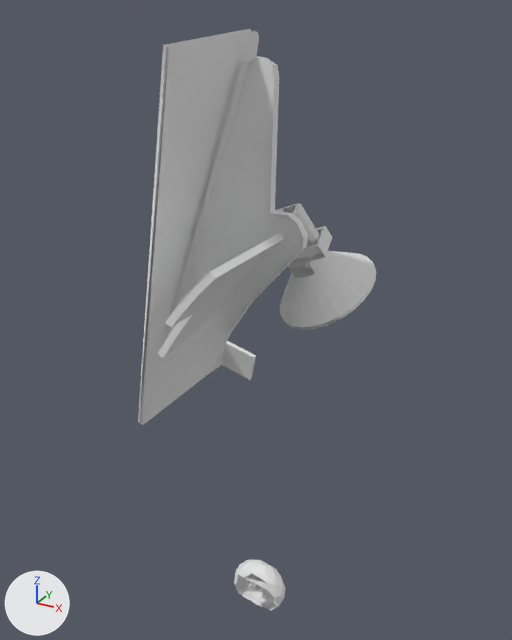
The OBJ model DarkChaos-Dev/gameitems/Primitive.LM_L_LPC2_Parts.obj: old version first, new version second.
Before and after are seen from a 50 mm camera at (-50.0, -334.0, -432.0) aimed at (-190.0, -80.0, -559.0). Lighting does not change. The marker at lower left points along +X, +Y and +Z. Where no turn or scale is listed for an object, it has been applied to the vertices. Vertices at the same position are counted once.

Objects in the first picture: 'LM_L_LPC2_Parts'.
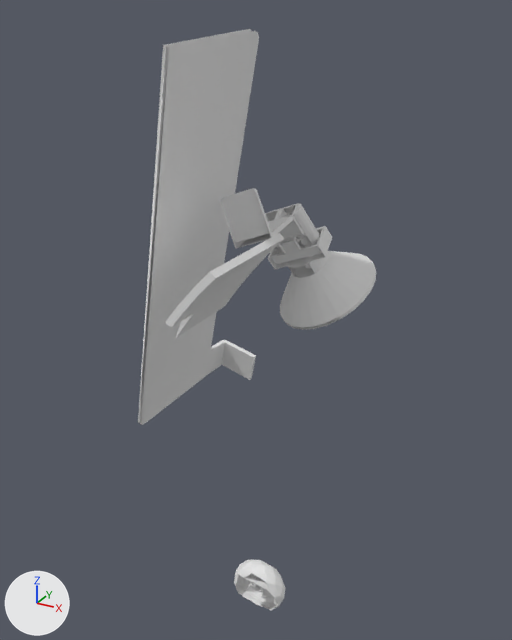
Changed parts and their boxes (x1, y1, x2, y2) in the pictures (512 x 640 px):
part 1 of me_lm_l_lpc2_parts, deleted
    before: (164, 56, 308, 367)
part 2 of me_lm_l_lpc2_parts, deleted
    before: (158, 307, 224, 358)

The change, as a diff of the scene's bpy script:
```diff
--- a/DarkChaos-Dev/gameitems/Primitive.LM_L_LPC2_Parts.obj.py
+++ b/DarkChaos-Dev/gameitems/Primitive.LM_L_LPC2_Parts.obj.py
@@ me_lm_l_lpc2_parts @@
 me_lm_l_lpc2_parts.from_pydata(...)  # 1267 vertices, 2130 faces; spans x -246.0..-147.0, y -149.0..-19.0, z -684.0..-439.0
 # used by ob_lm_l_lpc2_parts; location = (0.0, 0.0, 0.0)
 # verts and faces of me_lm_l_lpc2_parts; kept vertices keep their numbers, new ones are numbered from 1267
 # before: 1134 (-190.0, -99.0, -535.0), 1145 (-197.0, -99.0, -545.0), 1148 (-194.0, -99.0, -546.0) at pixel (225, 306), 1159 (-197.0, -135.0, -545.0) at pixel (170, 332), 1160 (-194.0, -135.0, -546.0) at pixel (175, 338)
 # before: 1163 (-190.0, -135.0, -535.0), 1168 (-203.0, -99.0, -555.0) at pixel (207, 320), 1175 (-201.0, -135.0, -557.0) at pixel (163, 358), 1176 (-203.0, -135.0, -555.0) at pixel (157, 353)
+# me_lm_l_lpc2_parts part 1: the loose piece of 28 vertices spanning x -229.0..-159.0, y -98.0..-94.0, z -580.0..-448.0 is deleted
+# me_lm_l_lpc2_parts part 2
+delete_vertices([1159, 1168, 1175, 1176])  # with the faces that use them
```
